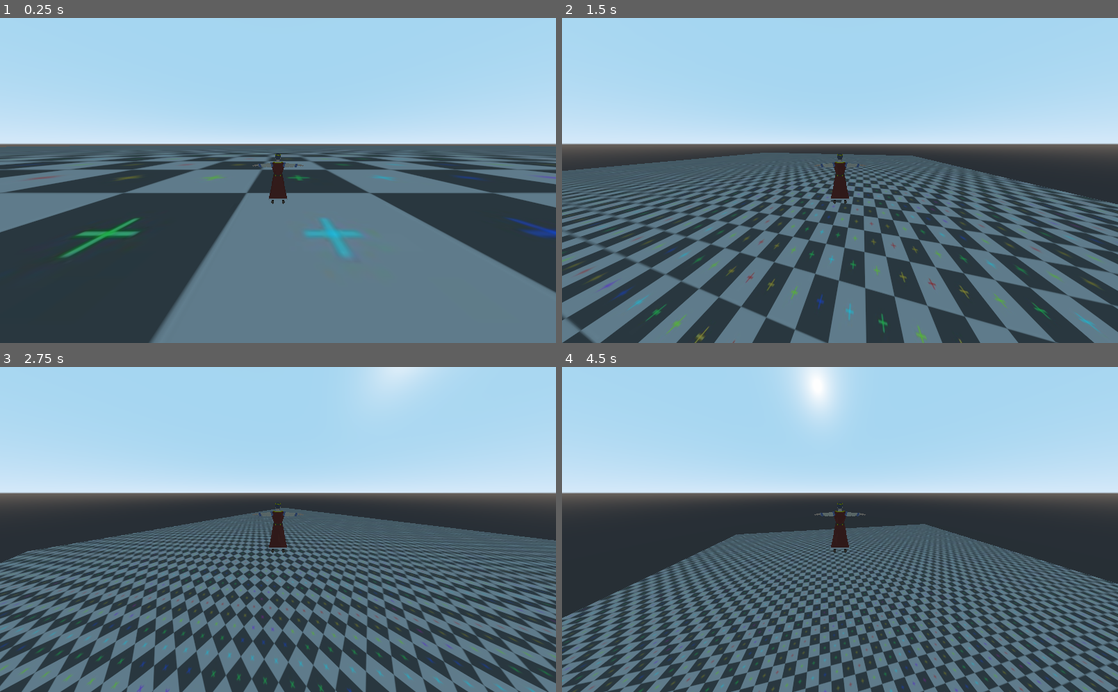
Above: before the commit, frames 1-4 (two rows, left to right).
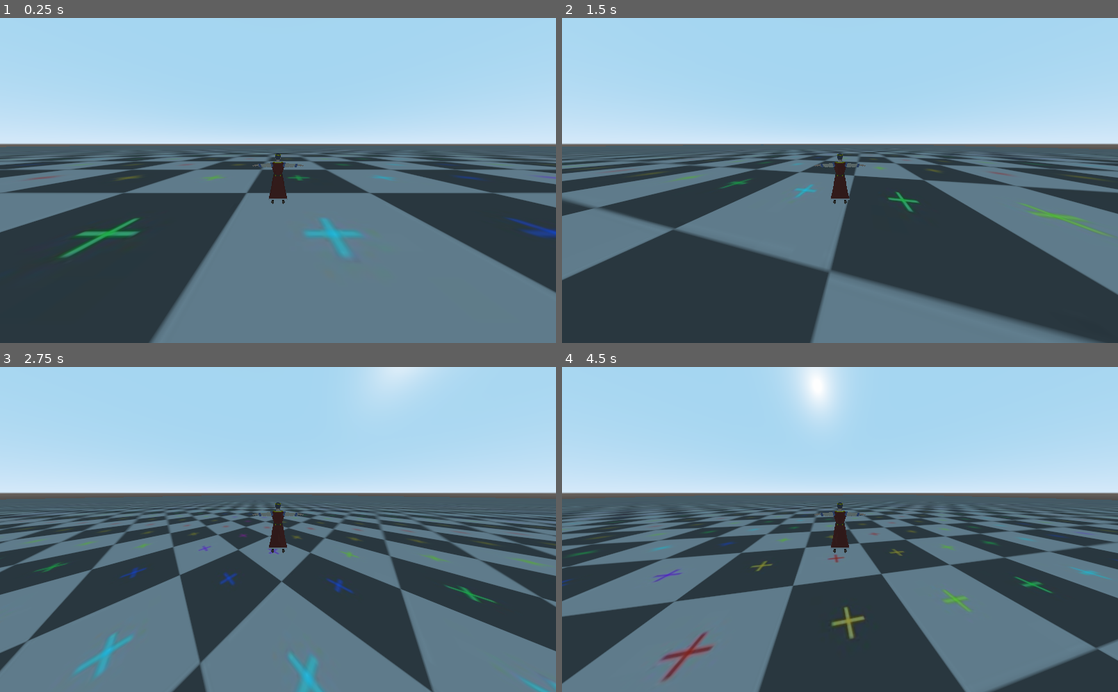
Above: after the commit, the same moments.

Repository: Cofica17/2idiots
Game: Godot game, scene res://scenes/Test.tscn
Same seed, same stepped clock (60 frames per second), same inputs: the game is played once before the commit and once after it.
Inputs:
- Up to frame 1 (0.25 s): no input
- Up to frame 2 (1.5 s): tap Enter at 0.5 s; hold D (move_right) 0.53-1.28 s; hold Space (jump) 0.53-1.28 s; hold S (move_back) from 1.28 s (still down); tap Space (jump) at 1.35 s
- Up to frame 3 (2.75 s): tap Space (jump) at 1.52, 1.82 s; release S (move_back) at 2.03 s; hold D (move_right) from 2.03 s (still down); hold Space (jump) from 2.03 s (still down)
- Up to frame 4 (4.5 s): release D (move_right) at 2.78 s; release Space (jump) at 2.78 s; hold W (move_forward) 2.78-3.53 s; tap Space (jump) at 2.85, 3.02, 3.32, 4.35 s; hold Space (jump) 3.53-4.28 s; hold A (move_left) from 3.53 s (still down)

The runs differ from the first frame. In frame 2, 35% of the frame differs, in the area x 0-100%, y 38-100%; in frame 3, 37%; in frame 4, 37%, in the area x 0-100%, y 39-100%.

Commit message:
Fixed multiple jump issue, added return type to methods

Diff:
--- a/scripts/Player.gd
+++ b/scripts/Player.gd
@@ -5,15 +5,15 @@
 onready var camera = $Camera
 
 export var character_model:PackedScene = preload("res://assets/characthers/models/fbx/people_unity/king.fbx") setget set_character_model
-export var speed = 50
+export var speed = 10
 export var stopping_speed = 0.1
 export var turn_angle = 0.1
-export var gravity = Vector3(0, -30, 0)
-export var jump_strength = 20
+export var gravity = Vector3(0, -35, 0)
+export var jump_strength = 15
 
 var velocity = Vector3.ZERO
 
-func _ready():
+func _ready() -> void:
 	pass
 
 func set_character_model(v) -> void:
@@ -25,20 +25,20 @@
 		child.queue_free()
 	$Model.add_child(character_model.instance())
 
-func _physics_process(delta):
+func _physics_process(delta) -> void:
 	apply_gravity(delta)
 	handle_movement()
 	handle_jump()
 	velocity = move_and_slide(velocity, Vector3.UP)
 
-func handle_jump():
-	if Input.is_action_pressed("jump"):
+func handle_jump() -> void:
+	if Input.is_action_pressed("jump") and self.is_on_floor():
 		velocity.y = jump_strength
 
-func apply_gravity(delta):
+func apply_gravity(delta) -> void:
 	velocity += gravity * delta
 
-func handle_movement():
+func handle_movement() -> void:
 	var vel_y = velocity.y
 	velocity = lerp(velocity, Vector3.ZERO, stopping_speed)
 
